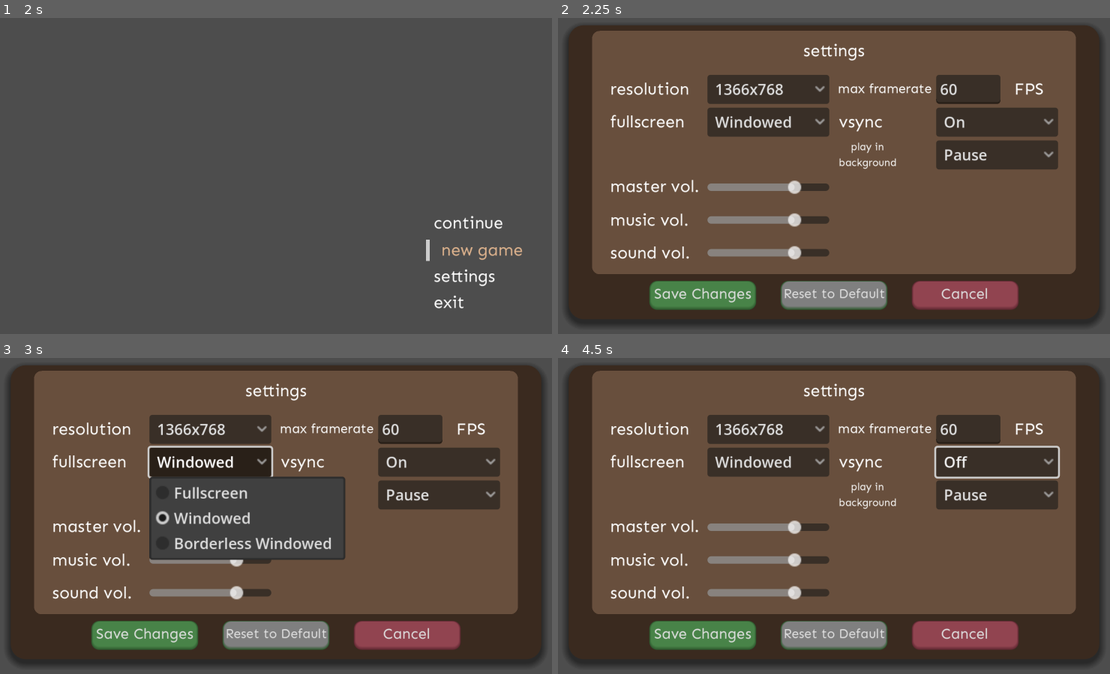
Above: before the commit, frames 1-4 (two rows, left to right).
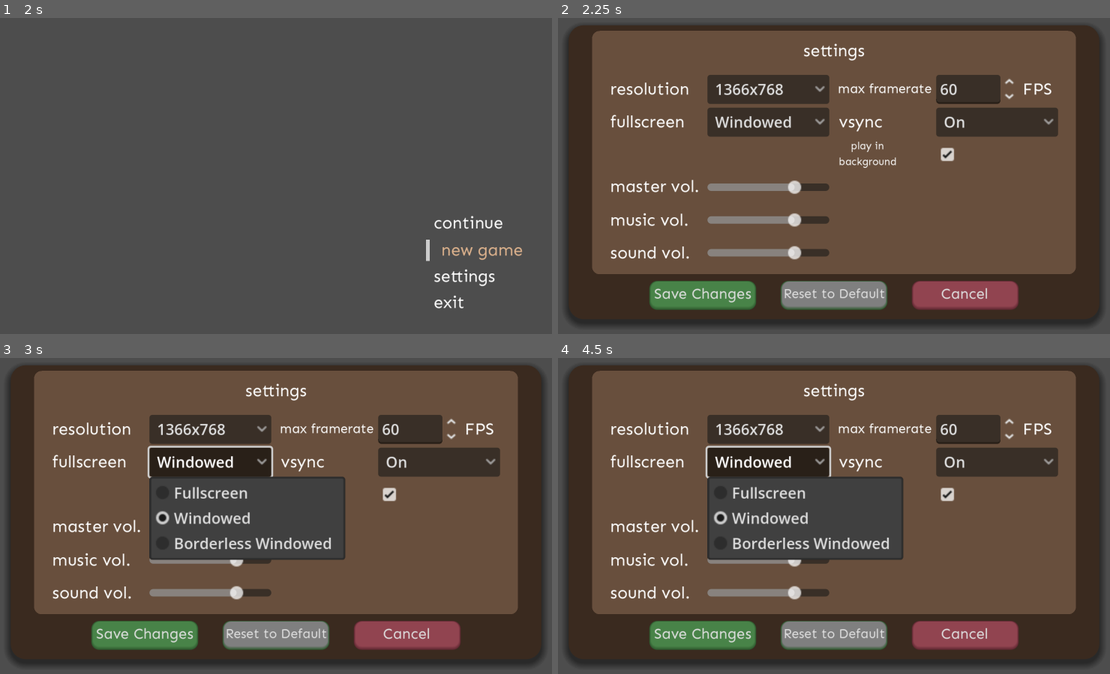
Above: after the commit, the same moments.

Repository: Jon-Alc/Settings-Demo
Game: Godot game, scene res://nodes/scenes/startup.tscn
Two runs of this game, one before a commit and one after it. Both use one fixed random seed, a clock stepped at 60 frames per second and the inputs below. Sound files missing from this copy of the repository are replaced by a short silence.
Inputs (mouse positions are in pixels of both pictures, inside the frame that each line leads up to):
- Up to frame 1 (2 s): tap Enter at 0.5 s; move the mouse to (463, 223) at 0.52 s; press the mouse at (463, 223) at 0.53 s; tap Space at 1.25 s; move the mouse to (474, 248) at 1.27 s; release the mouse at (474, 248) at 1.28 s; click (474, 248) at 1.35 s
- Up to frame 2 (2.25 s): tap Enter at 2 s; move the mouse to (1021, 277) at 2.02 s; press the mouse at (1021, 277) at 2.03 s
- Up to frame 3 (3 s): release the mouse at (463, 617) at 2.75 s; click "Windowed" at 2.75 s
- Up to frame 4 (4.5 s): click "On" at 3.5 s; click "Pause" (after the commit: "Windowed") at 4.25 s

Frame 1 is identical in both runs. In frame 2, 2.3% of the frame differs, in the area x 50-91%, y 19-48%; in frame 3, 2.1%; in frame 4, 12%, in the area x 26-92%, y 19-64%.

Commit message:
Extra option features complete: Max framerate, VSync, Play in background

Diff:
--- a/nodes/components/main_menu.tscn
+++ b/nodes/components/main_menu.tscn
@@ -38,7 +38,6 @@
 offset_right = 77.0
 theme_override_font_sizes/font_size = 18
 text = "continue"
-LABEL_ID = 1
 
 [node name="NewGameLebel" parent="MenuContainer/MenuLabels" instance=ExtResource("3_mdgqf")]
 layout_mode = 1
@@ -51,7 +50,7 @@
 grow_vertical = 2
 theme_override_font_sizes/font_size = 18
 text = "new game"
-LABEL_ID = 2
+LABEL_ID = 1
 
 [node name="SettingsLabel" parent="MenuContainer/MenuLabels" instance=ExtResource("3_mdgqf")]
 layout_mode = 1
@@ -64,7 +63,7 @@
 grow_vertical = 2
 theme_override_font_sizes/font_size = 18
 text = "settings"
-LABEL_ID = 3
+LABEL_ID = 2
 
 [node name="ExitLabel" parent="MenuContainer/MenuLabels" instance=ExtResource("3_mdgqf")]
 layout_mode = 1
@@ -77,4 +76,4 @@
 grow_vertical = 0
 theme_override_font_sizes/font_size = 18
 text = "exit"
-LABEL_ID = 4
+LABEL_ID = 3
--- a/nodes/components/settings.tscn
+++ b/nodes/components/settings.tscn
@@ -131,11 +131,12 @@
 custom_minimum_size = Vector2(130, 0)
 layout_mode = 2
 
-[node name="FramerateLineEdit" type="LineEdit" parent="OuterOptionsContainer/GridContainer/Framerate/HBoxContainer/HBoxContainer"]
-custom_minimum_size = Vector2(60, 0)
-layout_mode = 2
-text = "60"
-placeholder_text = "60"
+[node name="FramerateSpinBox" type="SpinBox" parent="OuterOptionsContainer/GridContainer/Framerate/HBoxContainer/HBoxContainer"]
+unique_name_in_owner = true
+layout_mode = 2
+min_value = 30.0
+max_value = 999.0
+value = 60.0
 
 [node name="FramerateLabel" type="Label" parent="OuterOptionsContainer/GridContainer/Framerate/HBoxContainer/HBoxContainer"]
 custom_minimum_size = Vector2(35, 0)
@@ -193,7 +194,8 @@
 theme_override_font_sizes/font_size = 18
 text = "vsync"
 
-[node name="FullscreenOptions" type="OptionButton" parent="OuterOptionsContainer/GridContainer/VSync/HBoxContainer"]
+[node name="VSyncOptions" type="OptionButton" parent="OuterOptionsContainer/GridContainer/VSync/HBoxContainer"]
+unique_name_in_owner = true
 custom_minimum_size = Vector2(130, 0)
 layout_mode = 2
 size_flags_horizontal = 6
@@ -229,18 +231,11 @@
 text = "    play in
 background"
 
-[node name="FullscreenOptions" type="OptionButton" parent="OuterOptionsContainer/GridContainer/BackgroundPlay/HBoxContainer"]
-custom_minimum_size = Vector2(130, 0)
-layout_mode = 2
-size_flags_horizontal = 6
-clip_text = true
-selected = 1
-fit_to_longest_item = false
-item_count = 2
-popup/item_0/text = "Play"
-popup/item_0/id = 0
-popup/item_1/text = "Pause"
-popup/item_1/id = 1
+[node name="BackgroundCheckBox" type="CheckBox" parent="OuterOptionsContainer/GridContainer/BackgroundPlay/HBoxContainer"]
+unique_name_in_owner = true
+custom_minimum_size = Vector2(130, 0)
+layout_mode = 2
+button_pressed = true
 
 [node name="MasterVolume" type="CenterContainer" parent="OuterOptionsContainer/GridContainer"]
 custom_minimum_size = Vector2(240, 31)
@@ -259,6 +254,7 @@
 text = "master vol."
 
 [node name="MasterVolumeSlider" type="HSlider" parent="OuterOptionsContainer/GridContainer/MasterVolume/HBoxContainer"]
+unique_name_in_owner = true
 custom_minimum_size = Vector2(130, 0)
 layout_mode = 2
 size_flags_vertical = 4
@@ -286,6 +282,7 @@
 text = "music vol."
 
 [node name="MusicVolumeSlider" type="HSlider" parent="OuterOptionsContainer/GridContainer/MusicVolume/HBoxContainer"]
+unique_name_in_owner = true
 custom_minimum_size = Vector2(130, 0)
 layout_mode = 2
 size_flags_vertical = 4
@@ -313,6 +310,7 @@
 text = "sound vol."
 
 [node name="SoundVolumeSlider" type="HSlider" parent="OuterOptionsContainer/GridContainer/SoundVolume/HBoxContainer"]
+unique_name_in_owner = true
 custom_minimum_size = Vector2(130, 0)
 layout_mode = 2
 size_flags_vertical = 4
@@ -384,8 +382,8 @@
 
 [connection signal="item_selected" from="OuterOptionsContainer/GridContainer/Resolution/HBoxContainer/ResolutionOptions" to="." method="_on_resolution_option_item_selected"]
 [connection signal="item_selected" from="OuterOptionsContainer/GridContainer/Fullscreen/HBoxContainer/FullscreenOptions" to="." method="_on_fullscreen_options_item_selected"]
-[connection signal="item_selected" from="OuterOptionsContainer/GridContainer/VSync/HBoxContainer/FullscreenOptions" to="." method="_on_fullscreen_options_item_selected"]
-[connection signal="item_selected" from="OuterOptionsContainer/GridContainer/BackgroundPlay/HBoxContainer/FullscreenOptions" to="." method="_on_fullscreen_options_item_selected"]
+[connection signal="item_selected" from="OuterOptionsContainer/GridContainer/VSync/HBoxContainer/VSyncOptions" to="." method="_on_vsync_options_item_selected"]
+[connection signal="toggled" from="OuterOptionsContainer/GridContainer/BackgroundPlay/HBoxContainer/BackgroundCheckBox" to="." method="_on_background_check_box_toggled"]
 [connection signal="value_changed" from="OuterOptionsContainer/GridContainer/MasterVolume/HBoxContainer/MasterVolumeSlider" to="." method="_on_master_volume_slider_value_changed"]
 [connection signal="value_changed" from="OuterOptionsContainer/GridContainer/MusicVolume/HBoxContainer/MusicVolumeSlider" to="." method="_on_music_volume_slider_value_changed"]
 [connection signal="value_changed" from="OuterOptionsContainer/GridContainer/SoundVolume/HBoxContainer/SoundVolumeSlider" to="." method="_on_sound_volume_slider_value_changed"]
--- a/project.godot
+++ b/project.godot
@@ -21,6 +21,11 @@
 GlobalEnums="*res://scripts/autoloads/global_enums.gd"
 GlobalConsts="*res://scripts/autoloads/global_consts.gd"
 
+[debug]
+
+gdscript/warnings/untyped_declaration=2
+gdscript/warnings/inferred_declaration=2
+
 [display]
 
 window/size/viewport_width=640
@@ -30,7 +35,7 @@
 
 [editor_plugins]
 
-enabled=PackedStringArray("res://addons/gdUnit4/plugin.cfg")
+enabled=PackedStringArray()
 
 [input]
 
--- a/scripts/autoloads/global_consts.gd
+++ b/scripts/autoloads/global_consts.gd
@@ -8,6 +8,9 @@
 	'{\n' + \
 		'\t"resolution": "_1366x768",\n' + \
 		'\t"window_mode": "WINDOWED",\n' + \
+		'\t"framerate": 60,\n' + \
+		'\t"vsync": "ON",\n' + \
+		'\t"background": 1,\n' + \
 		'\t"master_volume": 75,\n' + \
 		'\t"music_volume": 75,\n' + \
 		'\t"sound_volume": 75\n' + \
--- a/scripts/autoloads/global_enums.gd
+++ b/scripts/autoloads/global_enums.gd
@@ -1,12 +1,13 @@
 extends Node
 
 enum MainMenuButtonID {
-	NULL,
 	CONTINUE,
 	NEW_GAME,
 	SETTINGS,
-	EXIT
+	EXIT,
+	NULL
 }
+
 
 enum DisplaySettingsID {
 	_640x480 = 0,
@@ -20,6 +21,7 @@
 	_3840x2160 = 8,
 	NULL = -1
 }
+
 
 func int_to_display_settings_id(value: int) -> DisplaySettingsID:
 
@@ -64,9 +66,10 @@
 	NULL = -1
 }
 
+
 func int_to_window_mode_settings_id(value: int) -> WindowModeSettingsID:
 
-	var key = WindowModeSettingsID.NULL
+	var key : WindowModeSettingsID = WindowModeSettingsID.NULL
 
 	match value:
 		0: key = WindowModeSettingsID.FULLSCREEN
@@ -78,12 +81,44 @@
 
 func str_to_window_mode_settings_id(value: String) -> WindowModeSettingsID:
 
-	var key = WindowModeSettingsID.NULL
+	var key : WindowModeSettingsID = WindowModeSettingsID.NULL
 
 	match value:
 		"FULLSCREEN": key = WindowModeSettingsID.FULLSCREEN
 		"WINDOWED": key = WindowModeSettingsID.WINDOWED
 		"BORDERLESS_WINDOWED": key = WindowModeSettingsID.BORDERLESS_WINDOWED
+
+	return key
+
+
+enum VSyncSettingsID {
+	OFF = 0,
+	ON = 1,
+	ADAPTIVE = 2,
+	NULL = -1
+}
+
+
+func int_to_vsync_settings_id(value: int) -> VSyncSettingsID:
+
+	var key : VSyncSettingsID = VSyncSettingsID.NULL
+
+	match value:
+		0: key = VSyncSettingsID.OFF
+		1: key = VSyncSettingsID.ON
+		2: key = VSyncSettingsID.ADAPTIVE
+
+	return key
+
+
+func str_to_vsync_settings_id(value: String) -> VSyncSettingsID:
+
+	var key : VSyncSettingsID = VSyncSettingsID.NULL
+
+	match value:
+		"OFF": key = VSyncSettingsID.OFF
+		"ON": key = VSyncSettingsID.ON
+		"ADAPTIVE": key = VSyncSettingsID.ADAPTIVE
 
 	return key
 
@@ -94,6 +129,7 @@
 	SFX = 2,
 	NULL = -1
 }
+
 # could add shortcut consts
 #const NULL = MainMenuButtonID.NULL
 #const CONTINUE = MainMenuButtonID.CONTINUE
--- a/scripts/components/display_prompt.gd
+++ b/scripts/components/display_prompt.gd
@@ -35,7 +35,7 @@
 
 
 ## _reset() deletes the text and resets all variables.
-func _reset():
+func _reset() -> void:
 	prompt_text.text = ""
 	accept_callback = Callable()
 	cancel_callback = Callable()
@@ -44,7 +44,7 @@
 
 
 ## _show() reveals the prompt.
-func _show():
+func _show() -> void:
 	display_prompt.visible = true
 
 
@@ -70,7 +70,7 @@
 
 
 ## _hide() hides the prompt.
-func _hide():
+func _hide() -> void:
 	display_prompt.visible = false
 
 
--- a/scripts/components/settings.gd
+++ b/scripts/components/settings.gd
@@ -5,14 +5,13 @@
 @onready var display_prompt: Control = %DisplayPrompt
 @onready var resolution_options: OptionButton = %ResolutionOptions
 @onready var window_mode_options: OptionButton = %FullscreenOptions
-@onready var master_volume_slider: HSlider = $OuterOptionsContainer/GridContainer/MasterVolume/HBoxContainer/MasterVolumeSlider
-@onready var music_volume_slider: HSlider = $OuterOptionsContainer/GridContainer/MusicVolume/HBoxContainer/MusicVolumeSlider
-@onready var sound_volume_slider: HSlider = $OuterOptionsContainer/GridContainer/SoundVolume/HBoxContainer/SoundVolumeSlider
-
+@onready var framerate_spin_box: SpinBox = %FramerateSpinBox
+@onready var vsync_options: OptionButton = %VSyncOptions
+@onready var background_check_box: CheckBox = %BackgroundCheckBox
+@onready var master_volume_slider: HSlider = %MasterVolumeSlider
+@onready var music_volume_slider: HSlider = %MusicVolumeSlider
+@onready var sound_volume_slider: HSlider = %SoundVolumeSlider
 @onready var sfx_audio_stream: AudioStreamPlayer2D = %SFXAudioStream
-
-var prompt_timer : SceneTreeTimer
-var player_responded_to_prompt : bool
 
 ## the resolution of the game, read from settings.json
 var resolution_setting : GlobalEnums.DisplaySettingsID
@@ -24,22 +23,37 @@
 
 ## the window mode of the game, read from settings.json
 var window_mode_setting : GlobalEnums.WindowModeSettingsID
-## the window mode currently set while browsing the setting component
+## the window mode currently set while browsing the settings component
 var current_window_mode : GlobalEnums.WindowModeSettingsID
+
+## the max framerate of the game, read from settings.json
+var max_framerate_setting : int
+## the max framerate currently set while browsing the settings component
+var current_max_framerate : int
+
+## the vsync setting of the game, read from settings.json
+var vsync_setting : GlobalEnums.VSyncSettingsID
+## the vsync setting currently set while browsing the settings component
+var current_vsync : GlobalEnums.VSyncSettingsID
+
+## the play-in-background setting of the game, read from settings.json
+var play_in_bg_setting : bool
+## the play-in-background setting currently set while browsing the settings component
+var current_play_in_bg : bool
 
 ## the master volume level, read from settings.json
 var master_volume_setting : int
-## the master volume level currently set while browsing the setting component
+## the master volume level currently set while browsing the settings component
 var current_master_volume : int
 
 ## the music volume level, read from settings.json
 var music_volume_setting : int
-## the music volume level currently set while browsing the setting component
+## the music volume level currently set while browsing the settings component
 var current_music_volume : int
 
 ## the sound volume level, read from settings.json
 var sound_volume_setting : int
-## the sound volume level currently set while browsing the setting component
+## the sound volume level currently set while browsing the settings component
 var current_sound_volume : int
 #endregion
 
@@ -139,6 +153,38 @@
 #endregion
 
 
+#region Max framerate feature functions
+func _get_current_framerate() -> int:
+	return framerate_spin_box.value
+#endregion
+
+
+#region VSync feature functions
+## _change_vsync_mode() changes the VSync setting depending on which setting was chosen.
+func _change_vsync_mode(new_vsync: GlobalEnums.VSyncSettingsID) -> void:
+
+	match new_vsync:
+		GlobalEnums.VSyncSettingsID.OFF: DisplayServer.window_set_vsync_mode(DisplayServer.VSYNC_DISABLED)
+		GlobalEnums.VSyncSettingsID.ON: DisplayServer.window_set_vsync_mode(DisplayServer.VSYNC_ENABLED)
+		GlobalEnums.VSyncSettingsID.ADAPTIVE: DisplayServer.window_set_vsync_mode(DisplayServer.VSYNC_ADAPTIVE)
+
+
+#region Signals
+func _on_vsync_options_item_selected(index: int) -> void:
+	current_vsync = GlobalEnums.int_to_vsync_settings_id(index)
+	_change_vsync_mode(current_vsync)
+#endregion
+#endregion
+
+
+#region Play in Background feature functions
+#region Signals
+func _on_background_check_box_toggled(toggled_on: bool) -> void:
+	current_play_in_bg = toggled_on
+#endregion
+#endregion
+
+
 #region Volume sliders feature functions
 #region Signals
 func _on_master_volume_slider_value_changed(value: float) -> void:
@@ -168,7 +214,7 @@
 	var settings_string : String = readfile.get_as_text()
 	print(settings_string)
 
-	var value = JSON.parse_string(settings_string)
+	var value : Variant = JSON.parse_string(settings_string)
 
 	# if settings.json couldn't be read
 	if not value:
@@ -181,6 +227,9 @@
 	var settings_dict : Dictionary = JSON.parse_string(settings_string)
 	var resolution_value : String = settings_dict["resolution"]
 	var window_mode_value : String = settings_dict["window_mode"]
+	var max_framerate_value : int = settings_dict["framerate"]
+	var vsync_value : String = settings_dict["vsync"]
+	var play_in_bg_value : bool = bool(settings_dict["background"])
 	var master_volume_value : int = settings_dict["master_volume"]
 	var music_volume_value : int = settings_dict["music_volume"]
 	var sound_volume_value : int = settings_dict["sound_volume"]
@@ -192,6 +241,18 @@
 	window_mode_setting = GlobalEnums.str_to_window_mode_settings_id(window_mode_value)
 	current_window_mode = window_mode_setting
 	window_mode_options.selected = window_mode_setting
+
+	max_framerate_setting = max_framerate_value
+	current_max_framerate = max_framerate_value
+	framerate_spin_box.value = current_max_framerate
+
+	vsync_setting = GlobalEnums.str_to_vsync_settings_id(vsync_value)
+	current_vsync = vsync_setting
+	vsync_options.selected = vsync_setting
+
+	play_in_bg_setting = play_in_bg_value
+	current_play_in_bg = play_in_bg_value
+	background_check_box.button_pressed = play_in_bg_value
 
 	master_volume_setting = master_volume_value
 	current_master_volume = master_volume_value
@@ -229,10 +290,13 @@
 ## _save_settings() takes the current settings session's variables and "overwrites" the settings
 ## file by deleting it and creating it. It also updates the cached settings variables for this
 ## session.
-func _save_settings():
+func _save_settings() -> void:
 
 	resolution_setting = current_resolution
 	window_mode_setting = current_window_mode
+	max_framerate_setting = _get_current_framerate()
+	vsync_setting = current_vsync
+	play_in_bg_setting = current_play_in_bg
 	master_volume_setting = current_master_volume
 	music_volume_setting = current_music_volume
 	sound_volume_setting = current_sound_volume
@@ -248,13 +312,16 @@
 			print("settings.json couldn't be deleted. Exiting...")
 			get_tree().quit(1)
 
-	var file_contents = \
+	var file_contents : String = \
 		'{\n' + \
-			'\t"resolution":"%s",\n' % GlobalEnums.DisplaySettingsID.keys()[resolution_setting] + \
-			'\t"window_mode":"%s",\n' % GlobalEnums.WindowModeSettingsID.keys()[window_mode_setting] + \
-			'\t"master_volume":%d,\n' % master_volume_setting + \
-			'\t"music_volume":%d,\n' % music_volume_setting + \
-			'\t"sound_volume":%d\n' % sound_volume_setting + \
+			'\t"resolution": "%s",\n' % GlobalEnums.DisplaySettingsID.keys()[resolution_setting] + \
+			'\t"window_mode": "%s",\n' % GlobalEnums.WindowModeSettingsID.keys()[window_mode_setting] + \
+			'\t"framerate": %d,\n' % max_framerate_setting + \
+			'\t"vsync": "%s",\n' % GlobalEnums.VSyncSettingsID.keys()[vsync_setting] + \
+			'\t"background": %d,\n' % int(play_in_bg_setting) + \
+			'\t"master_volume": %d,\n' % master_volume_setting + \
+			'\t"music_volume": %d,\n' % music_volume_setting + \
+			'\t"sound_volume": %d\n' % sound_volume_setting + \
 		'}'
 	print("to write:\n" + file_contents)
 	var file : FileAccess = FileAccess.open(GlobalConsts.SETTINGS_FILE_PATH, FileAccess.WRITE)
@@ -267,6 +334,7 @@
 	sfx_audio_stream.play()
 	GlobalEvents.SettingsSaveChangesPressed.emit()
 	_save_settings()
+	Engine.max_fps = framerate_spin_box.value
 	settings.visible = false
 
 
@@ -293,6 +361,20 @@
 		window_mode_options.selected = window_mode_setting
 		_change_window_mode(window_mode_setting)
 
+	if current_max_framerate != max_framerate_setting:
+		current_max_framerate = max_framerate_setting
+		framerate_spin_box.value = max_framerate_setting
+		# don't have to change framerate, as it's only applied when saving settings
+
+	if current_vsync != vsync_setting:
+		current_vsync = vsync_setting
+		vsync_options.selected = vsync_setting
+		_change_vsync_mode(vsync_setting)
+
+	if current_play_in_bg != play_in_bg_setting:
+		current_play_in_bg = play_in_bg_setting
+		# don't have to change anything; only if the game loses focus
+
 	if current_master_volume != master_volume_setting:
 		current_master_volume = master_volume_setting
 		master_volume_slider.value = master_volume_setting
@@ -312,7 +394,7 @@
 #region Callbacks
 ## Called when the user accepts the Display Prompt to reset to default. Deletes the existing
 ## settings.json, re-initializes it, and re-reads it.
-func _display_prompt_accept_reset():
+func _display_prompt_accept_reset() -> void:
 	_initialize_settings()
 	_read_settings()
 #endregion
--- a/scripts/scenes/startup.gd
+++ b/scripts/scenes/startup.gd
@@ -1,17 +1,32 @@
 extends Node
 
-var options_data_path : String = ""
 @onready var main_menu: Control = %MainMenu
 @onready var settings: Control = %Settings
+@onready var music_audio_stream: AudioStreamPlayer2D = %MusicAudioStream
 @onready var sfx_audio_stream: AudioStreamPlayer2D = %SFXAudioStream
 
+var music_position : float
 # Called when the node enters the scene tree for the first time.
 func _ready() -> void:
 	GlobalEvents.MainMenuLabelPressed.connect(on_main_menu_label_clicked)
+	get_window().focus_exited.connect(on_window_focus_exited)
+	get_window().focus_entered.connect(on_window_focus_entered)
 
-
-func on_main_menu_label_clicked(label_id):
+func on_main_menu_label_clicked(label_id: GlobalEnums.MainMenuButtonID) -> void:
 	sfx_audio_stream.play()
 	match label_id:
 		GlobalEnums.MainMenuButtonID.SETTINGS:
 			settings.visible = true
+
+
+func on_window_focus_exited() -> void:
+	if not settings.play_in_bg_setting:
+		get_tree().paused = true
+		music_position = music_audio_stream.get_playback_position()
+		music_audio_stream.stop()
+
+
+func on_window_focus_entered() -> void:
+	if not settings.play_in_bg_setting:
+		get_tree().paused = false
+		music_audio_stream.play(music_position)
